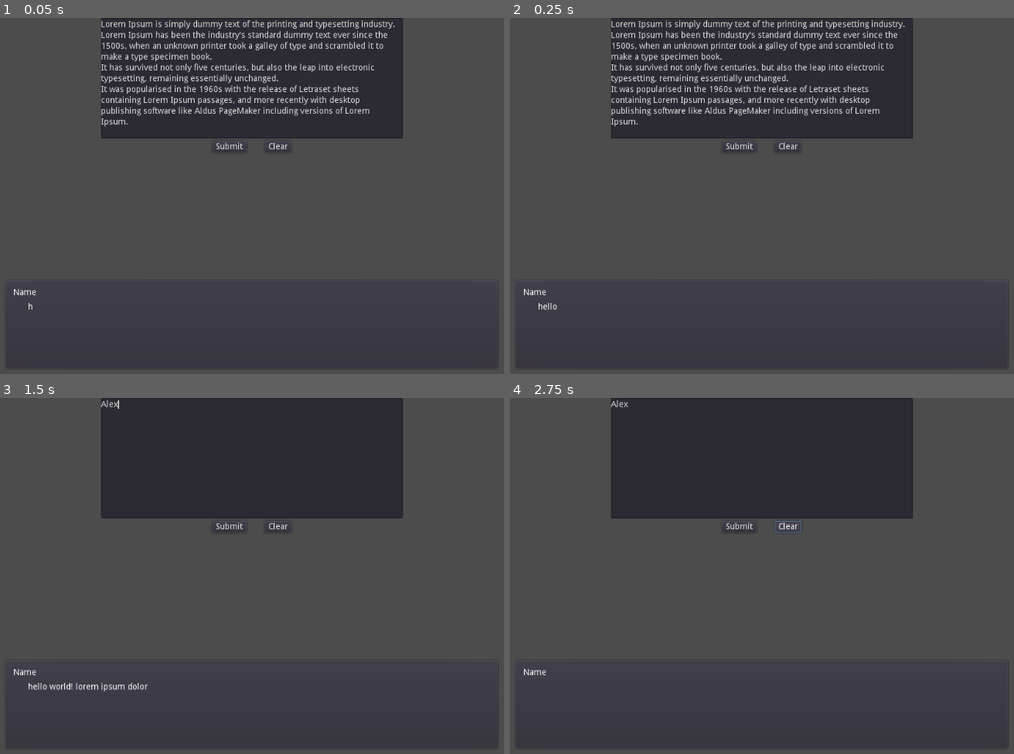
Above: before the commit, frames 1-4 (two rows, left to right).
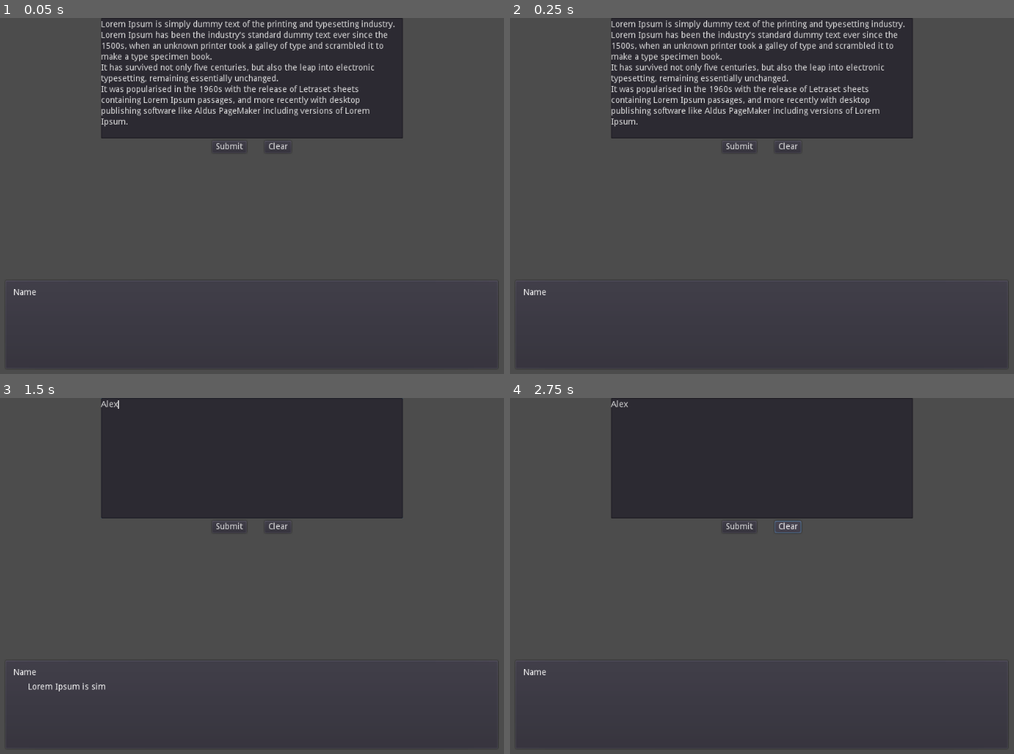
Above: after the commit, the same moments.

Repository: cynnamolgus/GViNT
Game: Godot game, scene res://UI/Textbox test/TextBox Test.tscn
Same seed, same stepped clock (60 frames per second), same inputs: the game is played once before the commit and once after it. The project has no main scene, so this scene is started directly.
Inputs (mouse positions are in pixels of both pictures, inside the frame that each line leads up to):
- Up to frame 1 (0.05 s): no input
- Up to frame 2 (0.25 s): no input
- Up to frame 3 (1.5 s): click "Submit" at 0.5 s; click (252, 458) at 1.27 s; type "Alex" at 1.35 s
- Up to frame 4 (2.75 s): click "Clear" at 2 s

The runs differ from the first frame. In frame 1, less than 0.1% of the frame differs, in the area x 5-7%, y 80-82%; in frame 2, less than 0.1%; in frame 3, 0.3%, in the area x 5-30%, y 80-83%; in frame 4, nothing differs.

Commit message:
Brainstorming language design, misc additions

Diff:
--- /dev/null
+++ b/GViNT/Actions/AssignVariable.gd
@@ -0,0 +1,33 @@
+extends "res://GViNT/Actions/BaseAction.gd"
+
+const GvintVariable = preload("res://GViNT/GvintVariable.gd")
+
+
+func execute():
+	assert(
+		get_target_object() is GvintVariable,
+		invalid_set_target_error()
+	)
+	var target: GvintVariable = get_target_object()
+	target.value = get_new_value()
+	emit_signal("action_completed")
+
+
+func undo():
+	get_target_object().undo_last_change()
+	emit_signal("undo_completed")
+
+
+#todo: error messages based on metadata embedded by the translator
+func invalid_set_target_error():
+	return "invalid set target - must be GvintVariable"
+
+
+func get_target_object():
+
+	pass
+
+
+func get_new_value():
+
+	pass
--- a/GViNT/Actions/BaseAction.gd
+++ b/GViNT/Actions/BaseAction.gd
@@ -5,14 +5,13 @@
 
 var runtime: GvintRuntime
 
+var translator_metadata := {}
+
 var _required_methods := [
 	"execute",
 	"undo"
 ]
 
-var action_flags := {
-	"auto_advance": false
-}
 
 
 func _validate_methods():
--- /dev/null
+++ b/GViNT/Actions/CallMethod.gd
@@ -0,0 +1,16 @@
+extends "res://GViNT/Actions/BaseAction.gd"
+
+var target: Object
+var method: String
+var undo_method: String
+var params: Array
+
+
+func execute():
+	target.callv(method, params)
+	emit_signal("action_completed")
+
+
+func undo():
+	target.call(undo_method)
+	emit_signal("undo_completed")
--- a/GViNT/Actions/TextAction.gd
+++ b/GViNT/Actions/DisplayText.gd
@@ -1,9 +1,10 @@
 extends "res://GViNT/Actions/BaseAction.gd"
 
+var text: String
+var params: Array
 
 
 func execute():
-	runtime.do_a_thing("hello world! lorem ipsum dolor sit amet")
 	emit_signal("action_completed")
 
 
--- /dev/null
+++ b/GViNT/GvintContext.gd
@@ -0,0 +1,15 @@
+extends Reference
+
+var source_filename: String
+var action_sequence: Array
+var current_action: int = -1
+
+
+func next_action():
+	current_action += 1
+	return action_sequence[current_action - 1]
+
+
+func previous_action():
+	current_action -= 1
+	return action_sequence[current_action]
--- a/GViNT/GvintRuntime.gd
+++ b/GViNT/GvintRuntime.gd
@@ -1,32 +1,16 @@
 class_name GvintRuntime extends Node
 
-signal text
-signal text_undo
+const Context = preload("res://GViNT/GvintContext.gd")
 
-var action_queue := []
+var runtime_variables := {}
+var context_stack := []
+var current_context: Context
 
-var action_history := []
+var foo := "test"
 
-
-
-#can't preload due to cyclic deps...
-#*looks longingly at 4.0-beta6*
-#todo: add separate system to auto-load action types?
-var TextAction = load("res://GViNT/Actions/TextAction.gd")
-
-
-
-func _ready():
-	var action = TextAction.new()
-	action.runtime = self
-	action._validate_methods()
-	action.execute()
-	pass
-
-
-func do_a_thing(message: String):
-	emit_signal("text", message)
-	pass
+func _get(property):
+	if property in runtime_variables:
+		return runtime_variables[property]
 
 
 func next_action():
--- /dev/null
+++ b/GViNT/GvintVariable.gd
@@ -0,0 +1,14 @@
+extends Reference
+
+var value setget set_value
+var history := []
+
+
+func set_value(new_value):
+	history.push_back(value)
+	value = new_value
+
+func undo_last_change():
+	assert(not history.empty())
+	if not history.empty():
+		value = history.pop_back()
--- a/GViNT/SequenceTranslator.gd
+++ /dev/null
@@ -1,5 +0,0 @@
-extends Node
-
-func get_action_sequence(source: String) -> Array:
-	var actions := []
-	return actions
--- /dev/null
+++ b/GViNT/Translator/Characters.gd
@@ -0,0 +1,30 @@
+extends Reference
+
+const SPACE = " "
+const LINEBREAK = "\n"
+
+const UNDERSCORE = "_"
+const DOT = "."
+const COMA = ","
+
+const DIGITS = "0123456789"
+const LOWERCASE = "abcdefghijklmnopqrstuvwxyz"
+const UPPERCASE = "ABCDEFGHIJKLMNOPQRSTUVWXYZ"
+const LETTERS = LOWERCASE + UPPERCASE
+
+const APOSTROPHE = "'"
+const QUOTE = "\""
+
+const PARENTHESIS_OPEN = "("
+const PARENTHESIS_CLOSE = ")"
+
+const BRACKET_OPEN = "["
+const BRACKET_CLOSE = "]"
+
+const BRACE_OPEN = "{"
+const BRACE_CLOSE = "}"
+
+const ASSIGN = "="
+
+#todo: operators
+#not sure if that goes in this file
--- /dev/null
+++ b/GViNT/Translator/GDScriptBuiltins.gd
@@ -0,0 +1,140 @@
+extends Reference
+
+
+
+const GDSCRIPT_BUILTIN_FUNCTIONS = [
+#	any identifier starting with a capital letter
+#	will automatically be assumed to be a built-in type,
+#	so declaring Color8 and ColorN here is redundant
+#	"Color8",
+#	"ColorN",
+	"abs",
+	"acos",
+	"asin",
+	"atan",
+	"atan2",
+	"bytes2var",
+	"cartesian2polar",
+	"ceil",
+	"char",
+	"clamp",
+	"convert",
+	"cos",
+	"cosh",
+	"db2linear",
+	"decimals",
+	"dectime",
+	"deep_equal",
+	"deg2rad",
+	"dict2inst",
+	"ease",
+	"exp",
+	"floor",
+	"fmod",
+	"fposmod",
+	"funcref",
+	"get_stack",
+	"hash",
+	"inst2dict",
+	"instance_from_id",
+	"inverse_lerp",
+	"is_equal_approx",
+	"is_inf",
+	"is_instance_valid",
+	"is_nan",
+	"is_zero_approx",
+	"len",
+	"lerp",
+	"lerp_angle",
+	"linear2db",
+	"load",
+	"log",
+	"max",
+	"min",
+	"move_toward",
+	"nearest_po2",
+	"ord",
+	"parse_json",
+	"polar2cartesian",
+	"posmod",
+	"pow",
+	"preload",
+	"rad2deg",
+	"rand_range",
+	"rand_seed",
+	"randf",
+	"randi",
+	"range",
+	"range_lerp",
+	"round",
+	"sign",
+	"sin",
+	"sinh",
+	"smoothstep",
+	"sqrt",
+	"step_decimals",
+	"stepify",
+	"str",
+	"str2var",
+	"tan",
+	"tanh",
+	"to_json",
+	"type_exists",
+	"typeof",
+	"validate_json",
+	"var2bytes",
+	"var2str",
+	"weakref",
+	"wrapf",
+	"wrapi",
+]
+
+
+#functions that have no use in expressions,
+#and as such should never appear in GvintScript
+const GDSCRIPT_DISALLOWED_FUNCTIONS = [
+	"assert",
+	"print",
+	"print_debug",
+	"print_stack",
+	"printerr",
+	"printraw",
+	"prints",
+	"printt",
+	"push_error",
+	"push_warning",
+	"randomize",
+	"seed",
+	"yield",
+]
+
+
+const GDSCRIPT_RESERVED_KEYWORDS = [
+	"class",
+	"class_name",
+	"extends",
+	"for",
+	"while",
+	"match",
+	"break",
+	"continue",
+	"pass",
+	"self",
+	"tool",
+	"signal",
+	"func",
+	"static",
+	"const",
+	"enum",
+	"var",
+	"onready",
+	"export",
+	"setget",
+	"breakpoint",
+	"remote",
+	"master",
+	"puppet",
+	"remotesync",
+	"mastersync",
+	"puppetsync"
+]
--- /dev/null
+++ b/GViNT/Translator/Parser/Parser.gd
@@ -0,0 +1,6 @@
+extends Node
+
+
+func parse_action_instructions(tokenized_lines) -> Array:
+	var actions = []
+	return actions
--- /dev/null
+++ b/GViNT/Translator/SequenceTranslator.gd
@@ -0,0 +1,17 @@
+extends Node
+
+
+onready var runtime = get_parent()
+
+var callbacks := {
+	"some_gvint_method": {
+		"target_object": runtime,
+		"method": "some_gdscript_method"
+	}
+}
+
+
+#translate parse result into array of action objects
+func translate_parse_result(action_instructions) -> Array:
+	var actions = []
+	return actions
--- /dev/null
+++ b/GViNT/Translator/Tokenizer/Token.gd
@@ -0,0 +1,7 @@
+extends Reference
+
+var source_filename: String
+var source_line: int
+
+var type: String
+var text: String
--- /dev/null
+++ b/GViNT/Translator/Tokenizer/Tokenizer.gd
@@ -0,0 +1,20 @@
+extends Node
+
+var tokenized_lines := []
+
+var current_token_text := ""
+
+func process_character(character: String):
+	assert(len(character) == 1)
+
+	pass
+
+
+func tokenize_file(path):
+
+	pass
+
+
+func update_line(line_index, script):
+
+	pass
--- a/UI/Textbox test/TextBox Test.tscn
+++ b/UI/Textbox test/TextBox Test.tscn
@@ -3,7 +3,7 @@
 [ext_resource path="res://UI/Textbox test/TextBox.gd" type="Script" id=1]
 [ext_resource path="res://UI/Textbox test/TextInputs.tscn" type="PackedScene" id=3]
 [ext_resource path="res://GViNT/GvintRuntime.gd" type="Script" id=4]
-[ext_resource path="res://GViNT/SequenceTranslator.gd" type="Script" id=5]
+[ext_resource path="res://GViNT/Translator/SequenceTranslator.gd" type="Script" id=5]
 
 [node name="Control" type="Control"]
 anchor_right = 1.0
@@ -71,4 +71,3 @@
 
 [connection signal="text_cleared" from="TextInputs" to="PanelContainer/MarginContainer/RichTextLabel" method="clear"]
 [connection signal="text_submitted" from="TextInputs" to="PanelContainer/MarginContainer/RichTextLabel" method="append_text"]
-[connection signal="text" from="GvintRuntime" to="PanelContainer/MarginContainer/RichTextLabel" method="append_text"]
--- a/UI/Textbox test/TextBox.gd
+++ b/UI/Textbox test/TextBox.gd
@@ -28,7 +28,7 @@
 	append_bbcode(_text_queue[0])
 	_text_queue = _text_queue.right(1)
 	if not _text_queue:
-		emit_signal("text_queue_emptied")
+		emit_signal("queue_emptied")
 
 
 func append_text(text: String):
--- a/project.godot
+++ b/project.godot
@@ -23,6 +23,14 @@
 config/name="GViNT"
 config/icon="res://icon.png"
 
+[debug]
+
+gdscript/warnings/exclude_addons=false
+gdscript/warnings/unused_variable=false
+gdscript/warnings/unused_argument=false
+gdscript/warnings/unused_signal=false
+gdscript/warnings/return_value_discarded=false
+
 [gui]
 
 common/drop_mouse_on_gui_input_disabled=true
